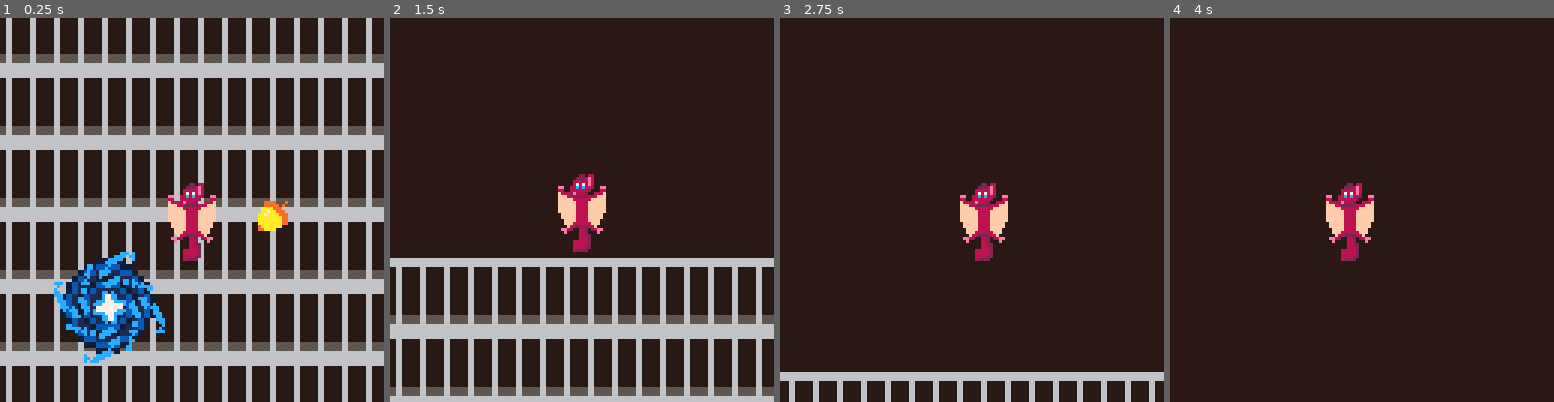
Above: before the commit, frames 1-4 (left to right).
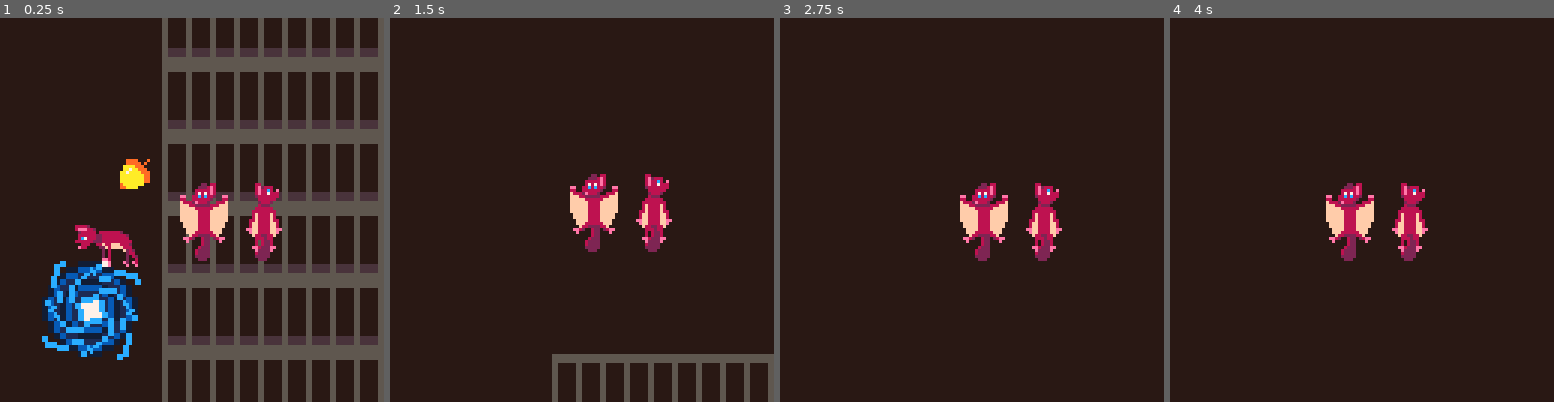
Above: after the commit, the same moments.

Repository: acmcpheron02/quantanamo
Game: PICO-8 cartridge quantanamo.p8
Two runs of this game, one before a commit and one after it. Both use one fixed random seed, a clock stepped at 60 frames per second and the inputs below.
Inputs:
- Up to frame 1 (0.25 s): no input
- Up to frame 2 (1.5 s): tap X (X key) at 0.33, 1.07 s
- Up to frame 3 (2.75 s): hold Right 1.6-2.1 s; tap X (X key) at 1.85 s; hold Right from 2.47 s (still down)
- Up to frame 4 (4 s): tap X (X key) at 2.97 s; release Right at 3.03 s; hold Left 3.08-3.58 s

The runs differ from the first frame. In frame 1, 61% of the frame differs, in the area x 0-100%, y 0-100%; in frame 2, 23%; in frame 3, 5.0%; in frame 4, 1.3%.

Commit message:
routine update, haven't been tracking very well.

Diff:
--- a/player.p8
+++ b/player.p8
@@ -46,7 +46,7 @@
 end
 
 function calc_forces(player)
-	player.vy += .21 --gravity
+	player.vy += .20 --gravity
 	player.vx /= 1.05 --air friction
 
 	if player.vx < 0.01 and player.vx > -0.01 then player.vx = 0 end
--- a/quantanamo.p8
+++ b/quantanamo.p8
@@ -10,13 +10,13 @@
 poke(0x5f2e,1)
 
 function _init()
-  make_player(100, 60)
+  make_player(110, 60)
   make_camera(44,-44)
   rot=27/360
 end
 
 function _update60()
-	rot-=3.5/360
+	rot-=7/360
 	x_btn:update()
 	player.update()
 	follow_player()
@@ -26,12 +26,18 @@
 
 	cls(12)
 	cam.draw_camera()
-	map( 3, 0, cam.x/2, cam.y/2, 1024, 512)
+	map( 3, 0, cam.x/3, cam.y/3, 1024, 512)
 
 	sspr(24, 0, 16, 16, 64, 94, 32, 32)
 	pd_rotate(80, 110, rot, 1, 1, 3, false, 2)
 
-	sspr(0, 16, 10, 10, 130, 75)
+	sspr(0, 16, 10, 10, 90, 60)
+
+	sspr(40, 0, 8, 8, flr(player.x)+24, flr(player.y)+18) --84, 44
+	sspr(40, 16, 16, 16, flr(player.x)+20, flr(player.y)+7) --80, 30
+	sspr(48, 8, 8, 8, flr(player.x)+25, flr(player.y), 8, 8, true) --84, 26
+
+	pd_rotate(80, 110, rot, 2.5, 10, 10, false, 1)
 
 	player.draw()
 end
@@ -115,35 +121,35 @@
 
 
 __map__
-0102000009090909090909090909090909090909090909090909090909090909090900000000000000000000000000000000000000000000000000000000000000000000000000000000000000000000000000000000000000000000000000000000000000000000000000000000000000000000000000000000000000000000
-1112000019191919191919191919191919191919191919191919191919191919191900000000000000000000000000000000000000000000000000000000000000000000000000000000000000000000000000000000000000000000000000000000000000000000000000000000000000000000000000000000000000000000
-0000000029292929292929292929292929292929292929292929292929292929292900000000000000000000000000000000000000000000000000000000000000000000000000000000000000000000000000000000000000000000000000000000000000000000000000000000000000000000000000000000000000000000
-0000000009090909090909090909090909090909090909090909090909090909090900000000000000000000000000000000000000000000000000000000000000000000000000000000000000000000000000000000000000000000000000000000000000000000000000000000000000000000000000000000000000000000
-0000000019191919191919191919191919191919191919191919191919191919191900000000000000000000000000000000000000000000000000000000000000000000000000000000000000000000000000000000000000000000000000000000000000000000000000000000000000000000000000000000000000000000
-0000000029292929292929292929292929292929292929292929292929292929292900000000000000000000000000000000000000000000000000000000000000000000000000000000000000000000000000000000000000000000000000000000000000000000000000000000000000000000000000000000000000000000
-0000000009090909090909090909090909090909090909090909090909090909090900000000000000000000000000000000000000000000000000000000000000000000000000000000000000000000000000000000000000000000000000000000000000000000000000000000000000000000000000000000000000000000
-0000000019191919191919191919191919191919191919191919191919191919191900000000000000000000000000000000000000000000000000000000000000000000000000000000000000000000000000000000000000000000000000000000000000000000000000000000000000000000000000000000000000000000
-0000000029292929292929292929292929292929292929292929292929292929292900000000000000000000000000000000000000000000000000000000000000000000000000000000000000000000000000000000000000000000000000000000000000000000000000000000000000000000000000000000000000000000
-0000000009090909090909090909090909090909090909090909090909090909090900000000000000000000000000000000000000000000000000000000000000000000000000000000000000000000000000000000000000000000000000000000000000000000000000000000000000000000000000000000000000000000
-0000000019191919191919191919191919191919191919191919191919191919191900000000000000000000000000000000000000000000000000000000000000000000000000000000000000000000000000000000000000000000000000000000000000000000000000000000000000000000000000000000000000000000
-0000000029292929292929292929292929292929292929292929292929292929292900000000000000000000000000000000000000000000000000000000000000000000000000000000000000000000000000000000000000000000000000000000000000000000000000000000000000000000000000000000000000000000
-0000000009090909090909090909090909090909090909090909090909090909090900000000000000000000000000000000000000000000000000000000000000000000000000000000000000000000000000000000000000000000000000000000000000000000000000000000000000000000000000000000000000000000
-0000000019191919191919191919191919191919191919191919191919191919191900000000000000000000000000000000000000000000000000000000000000000000000000000000000000000000000000000000000000000000000000000000000000000000000000000000000000000000000000000000000000000000
-0000000029292929292929292929292929292929292929292929292929292929292900000000000000000000000000000000000000000000000000000000000000000000000000000000000000000000000000000000000000000000000000000000000000000000000000000000000000000000000000000000000000000000
-0000000009090909090909090909090909090909090909090909090909090909090900000000000000000000000000000000000000000000000000000000000000000000000000000000000000000000000000000000000000000000000000000000000000000000000000000000000000000000000000000000000000000000
-0000000019191919191919191919191919191919191919191919191919191919191900000000000000000000000000000000000000000000000000000000000000000000000000000000000000000000000000000000000000000000000000000000000000000000000000000000000000000000000000000000000000000000
-0000000029292929292929292929292929292929292929292929292929292929292900000000000000000000000000000000000000000000000000000000000000000000000000000000000000000000000000000000000000000000000000000000000000000000000000000000000000000000000000000000000000000000
-0000000009090909090909090909090909090909090909090909090909090909090900000000000000000000000000000000000000000000000000000000000000000000000000000000000000000000000000000000000000000000000000000000000000000000000000000000000000000000000000000000000000000000
-0000000019191919191919191919191919191919191919191919191919191919191900000000000000000000000000000000000000000000000000000000000000000000000000000000000000000000000000000000000000000000000000000000000000000000000000000000000000000000000000000000000000000000
-0000000029292929292929292929292929292929292929292929292929292929292900000000000000000000000000000000000000000000000000000000000000000000000000000000000000000000000000000000000000000000000000000000000000000000000000000000000000000000000000000000000000000000
-0000000009090909090909090909090909090909090909090909090909090909090900000000000000000000000000000000000000000000000000000000000000000000000000000000000000000000000000000000000000000000000000000000000000000000000000000000000000000000000000000000000000000000
-0000000019191919191919191919191919191919191919191919191919191919191900000000000000000000000000000000000000000000000000000000000000000000000000000000000000000000000000000000000000000000000000000000000000000000000000000000000000000000000000000000000000000000
-0000000029292929292929292929292929292929292929292929292929292929292900000000000000000000000000000000000000000000000000000000000000000000000000000000000000000000000000000000000000000000000000000000000000000000000000000000000000000000000000000000000000000000
-0000000009090909090909090909090909090909090909090909090909090909090900000000000000000000000000000000000000000000000000000000000000000000000000000000000000000000000000000000000000000000000000000000000000000000000000000000000000000000000000000000000000000000
-0000000019191919191919191919191919191919191919191919191919191919191900000000000000000000000000000000000000000000000000000000000000000000000000000000000000000000000000000000000000000000000000000000000000000000000000000000000000000000000000000000000000000000
-0000000029292929292929292929292929292929292929292929292929292929292900000000000000000000000000000000000000000000000000000000000000000000000000000000000000000000000000000000000000000000000000000000000000000000000000000000000000000000000000000000000000000000
-0000000009090909090909090909090909090909090909090909090909090909090900000000000000000000000000000000000000000000000000000000000000000000000000000000000000000000000000000000000000000000000000000000000000000000000000000000000000000000000000000000000000000000
-0000000019191919191919191919191919191919191919191919191919191919191900000000000000000000000000000000000000000000000000000000000000000000000000000000000000000000000000000000000000000000000000000000000000000000000000000000000000000000000000000000000000000000
-0000000029292929292929292929292929292929292929292929292929292929292900000000000000000000000000000000000000000000000000000000000000000000000000000000000000000000000000000000000000000000000000000000000000000000000000000000000000000000000000000000000000000000
-0000000009090909090909090909090909090909090909090909090909090909090900000000000000000000000000000000000000000000000000000000000000000000000000000000000000000000000000000000000000000000000000000000000000000000000000000000000000000000000000000000000000000000
-0000000019191919191919191919191919191919191919191919191919191919191900000000000000000000000000000000000000000000000000000000000000000000000000000000000000000000000000000000000000000000000000000000000000000000000000000000000000000000000000000000000000000000
+0102000000000000000000000000090909090909090909090909090909090909090909090909090909090909000000000000000000000000000000000000000000000000000000000000000000000000000000000000000000000000000000000000000000000000000000000000000000000000000000000000000000000000
+1112000000000000000000000000191919191919191919191919191919191919191919191919191919191919000000000000000000000000000000000000000000000000000000000000000000000000000000000000000000000000000000000000000000000000000000000000000000000000000000000000000000000000
+0000000000000000000000000000292929292929292929292929292929292929292929292929292929292929000000000000000000000000000000000000000000000000000000000000000000000000000000000000000000000000000000000000000000000000000000000000000000000000000000000000000000000000
+0000000000000000000000000000090909090909090909090909090909090909090909090909090909090909000000000000000000000000000000000000000000000000000000000000000000000000000000000000000000000000000000000000000000000000000000000000000000000000000000000000000000000000
+0000000000000000000000000000191919191919191919191919191919191919191919191919191919191919000000000000000000000000000000000000000000000000000000000000000000000000000000000000000000000000000000000000000000000000000000000000000000000000000000000000000000000000
+0000000000000000000000000000292929292929292929292929292929292929292929292929292929292929000000000000000000000000000000000000000000000000000000000000000000000000000000000000000000000000000000000000000000000000000000000000000000000000000000000000000000000000
+0000000000000000000000000000090909090909090909090909090909090909090909090909090909090909000000000000000000000000000000000000000000000000000000000000000000000000000000000000000000000000000000000000000000000000000000000000000000000000000000000000000000000000
+0000000000000000000000000000191919191919191919191919191919191919191919191919191919191919000000000000000000000000000000000000000000000000000000000000000000000000000000000000000000000000000000000000000000000000000000000000000000000000000000000000000000000000
+0000000000000000000000000000292929292929292929292929292929292929292929292929292929292929000000000000000000000000000000000000000000000000000000000000000000000000000000000000000000000000000000000000000000000000000000000000000000000000000000000000000000000000
+0000000000160000000000000000090909090909090909090909090909090909090909090909090909090909000000000000000000000000000000000000000000000000000000000000000000000000000000000000000000000000000000000000000000000000000000000000000000000000000000000000000000000000
+0000000027280000000000000000191919191919191919191919191919191919191919191919191919191919000000000000000000000000000000000000000000000000000000000000000000000000000000000000000000000000000000000000000000000000000000000000000000000000000000000000000000000000
+0000000037380000000000000000292929292929292929292929292929292929292929292929292929292929000000000000000000000000000000000000000000000000000000000000000000000000000000000000000000000000000000000000000000000000000000000000000000000000000000000000000000000000
+0000000000000000000000000000090909090909090909090909090909090909090909090909090909090909000000000000000000000000000000000000000000000000000000000000000000000000000000000000000000000000000000000000000000000000000000000000000000000000000000000000000000000000
+0000000000000000000000000000191919191919191919191919191919191919191919191919191919191919000000000000000000000000000000000000000000000000000000000000000000000000000000000000000000000000000000000000000000000000000000000000000000000000000000000000000000000000
+0000000000000000000000000000292929292929292929292929292929292929292929292929292929292929000000000000000000000000000000000000000000000000000000000000000000000000000000000000000000000000000000000000000000000000000000000000000000000000000000000000000000000000
+0000000000000000000000000000090909090909090909090909090909090909090909090909090909090909000000000000000000000000000000000000000000000000000000000000000000000000000000000000000000000000000000000000000000000000000000000000000000000000000000000000000000000000
+0000000000000000000000000000191919191919191919191919191919191919191919191919191919191919000000000000000000000000000000000000000000000000000000000000000000000000000000000000000000000000000000000000000000000000000000000000000000000000000000000000000000000000
+0000000000000000000000000000292929292929292929292929292929292929292929292929292929292929000000000000000000000000000000000000000000000000000000000000000000000000000000000000000000000000000000000000000000000000000000000000000000000000000000000000000000000000
+0000000000000000000000000000090909090909090909090909090909090909090909090909090909090909000000000000000000000000000000000000000000000000000000000000000000000000000000000000000000000000000000000000000000000000000000000000000000000000000000000000000000000000
+0000000000000000000000000000191919191919191919191919191919191919191919191919191919191919000000000000000000000000000000000000000000000000000000000000000000000000000000000000000000000000000000000000000000000000000000000000000000000000000000000000000000000000
+0000000000000000000000000000292929292929292929292929292929292929292929292929292929292929000000000000000000000000000000000000000000000000000000000000000000000000000000000000000000000000000000000000000000000000000000000000000000000000000000000000000000000000
+0000000000000000000000000000090909090909090909090909090909090909090909090909090909090909000000000000000000000000000000000000000000000000000000000000000000000000000000000000000000000000000000000000000000000000000000000000000000000000000000000000000000000000
+0000000000000000000000000000191919191919191919191919191919191919191919191919191919191919000000000000000000000000000000000000000000000000000000000000000000000000000000000000000000000000000000000000000000000000000000000000000000000000000000000000000000000000
+0000000000000000000000000000292929292929292929292929292929292929292929292929292929292929000000000000000000000000000000000000000000000000000000000000000000000000000000000000000000000000000000000000000000000000000000000000000000000000000000000000000000000000
+0000000000000000000000000000090909090909090909090909090909090909090909090909090909090909000000000000000000000000000000000000000000000000000000000000000000000000000000000000000000000000000000000000000000000000000000000000000000000000000000000000000000000000
+0000000000000000000000000000191919191919191919191919191919191919191919191919191919191919000000000000000000000000000000000000000000000000000000000000000000000000000000000000000000000000000000000000000000000000000000000000000000000000000000000000000000000000
+0000000000000000000000000000292929292929292929292929292929292929292929292929292929292929000000000000000000000000000000000000000000000000000000000000000000000000000000000000000000000000000000000000000000000000000000000000000000000000000000000000000000000000
+0000000000000000000000000000090909090909090909090909090909090909090909090909090909090909000000000000000000000000000000000000000000000000000000000000000000000000000000000000000000000000000000000000000000000000000000000000000000000000000000000000000000000000
+0000000000000000000000000000191919191919191919191919191919191919191919191919191919191919000000000000000000000000000000000000000000000000000000000000000000000000000000000000000000000000000000000000000000000000000000000000000000000000000000000000000000000000
+0000000000000000000000000000292929292929292929292929292929292929292929292929292929292929000000000000000000000000000000000000000000000000000000000000000000000000000000000000000000000000000000000000000000000000000000000000000000000000000000000000000000000000
+0000000000000000000000000000090909090909090909090909090909090909090909090909090909090909000000000000000000000000000000000000000000000000000000000000000000000000000000000000000000000000000000000000000000000000000000000000000000000000000000000000000000000000
+0000000000000000000000000000191919191919191919191919191919191919191919191919191919191919000000000000000000000000000000000000000000000000000000000000000000000000000000000000000000000000000000000000000000000000000000000000000000000000000000000000000000000000
Not shown, changed: 32 lines of the sprite sheet (__gfx__) section of quantanamo.p8
